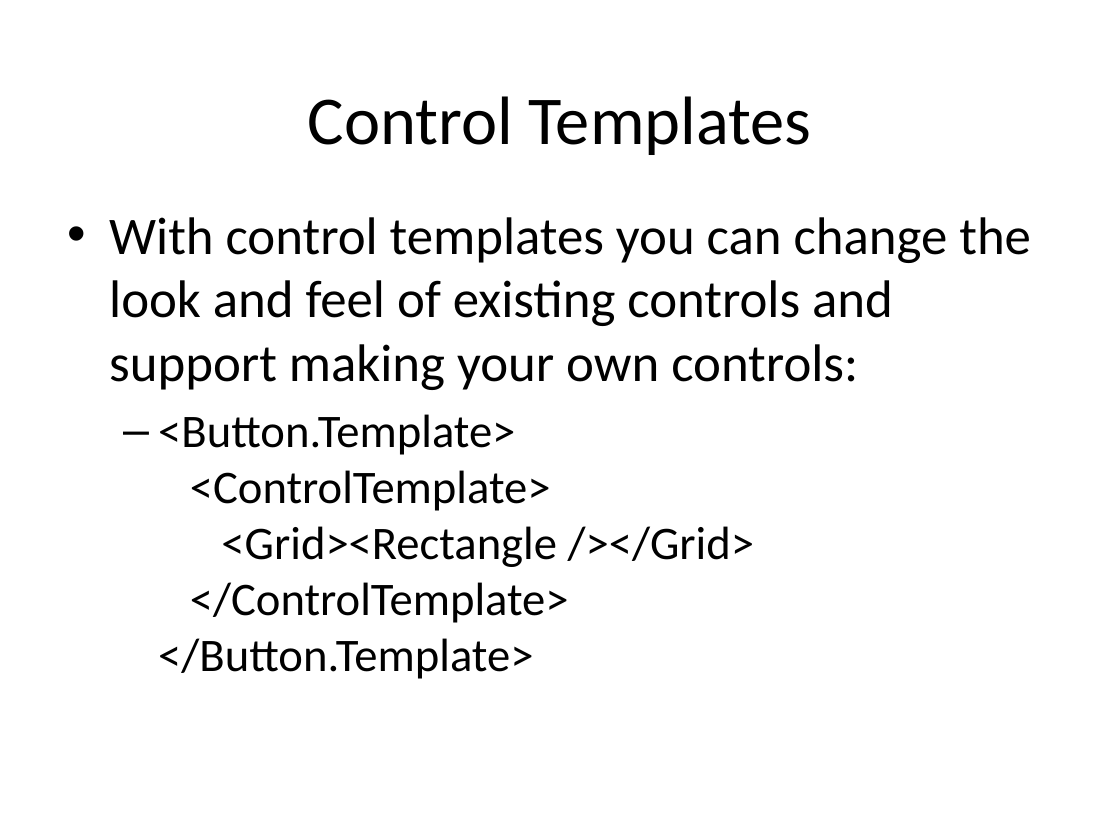
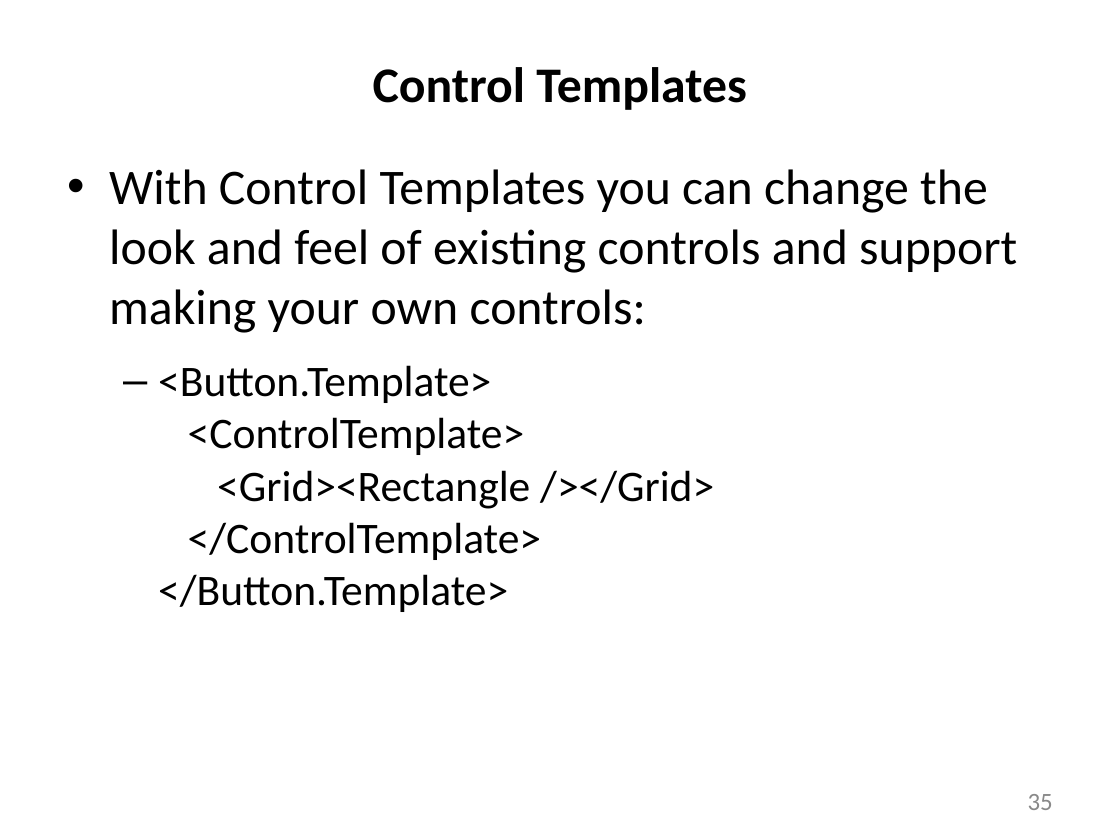
Before and after one commit to JimFawcett/JimFawcett.github.io, a slide deck: slide 35 of Resources/WindowsPresentationFoundation.pptx (slide 34 before the commit). Drawn at 1120x840 pixels with LibreOffice and Linux fonts; fonts in the diff are those of the drawing. Boxes give left, top, right and bottom in pixels: in the first picture for what was removed or moved away, otherwise in the second. Text is boxed around its words. In the diff, an @@ line names an element or a change of style, - is before the commit and + after.

```diff
--- a/Resources/WindowsPresentationFoundation.pptx
+++ b/Resources/WindowsPresentationFoundation.pptx
@@ title "Control Templates": place and size @@
-title "Control Templates" at [308,96,812,155]
+title "Control Templates" at [373,67,746,110]
@@ title "Control Templates" at [373,67,746,110]: size 44 to 32 pt, bold on @@
@@ text "With Control Templates you can ...": place and size @@
-text "With Control Templates you can ..." at [109,217,1031,679]
+text "With Control Templates you can ..." at [109,169,1017,612]
@@ text at [109,169,1017,333]: text changed; size 34 to 32 pt @@
-• With control templates you can change the look and feel of existing controls and support making your own controls:
+• With Control Templates you can change the look and feel of existing controls and support making your own controls:
@@ text at [158,365,714,612]: size 30 to 28 pt in "<Button.Template> <ControlTemplate> <Grid><Rectangle /></Gri ..."; more space between paragraphs @@
@@ page number added at [1028,794,1053,810], 16 pt, text #898989 @@
+35
```
Also in this commit, not shown: 32 other slides changed, 6 slides added, 5 slides removed, 9 other files.
